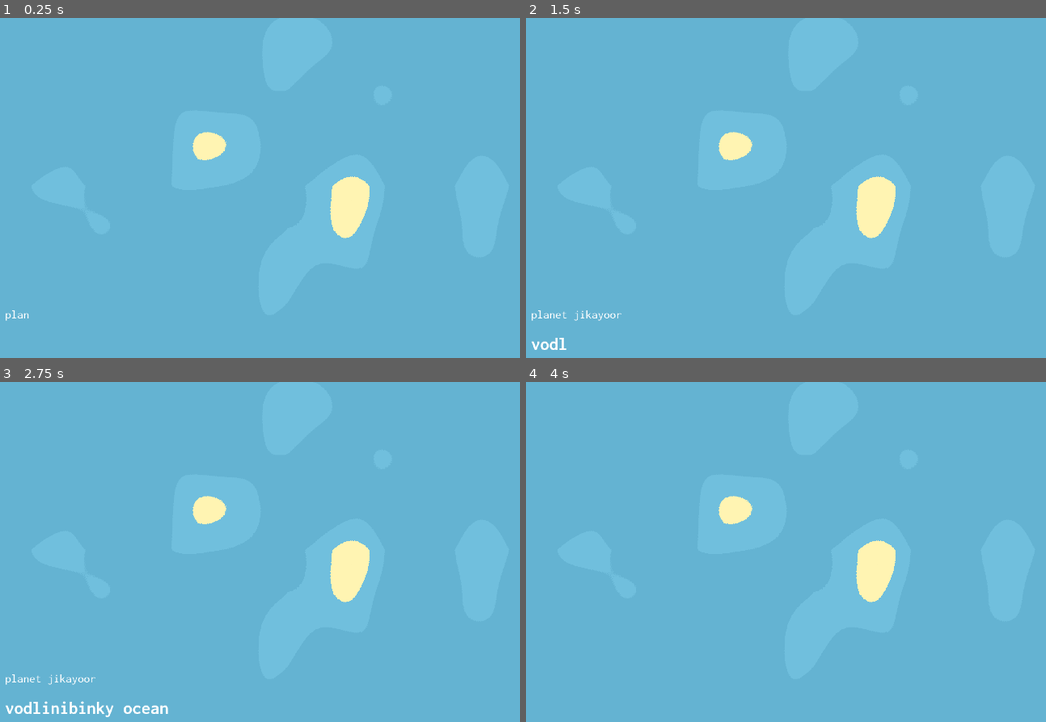
Above: before the commit, frames 1-4 (two rows, left to right).
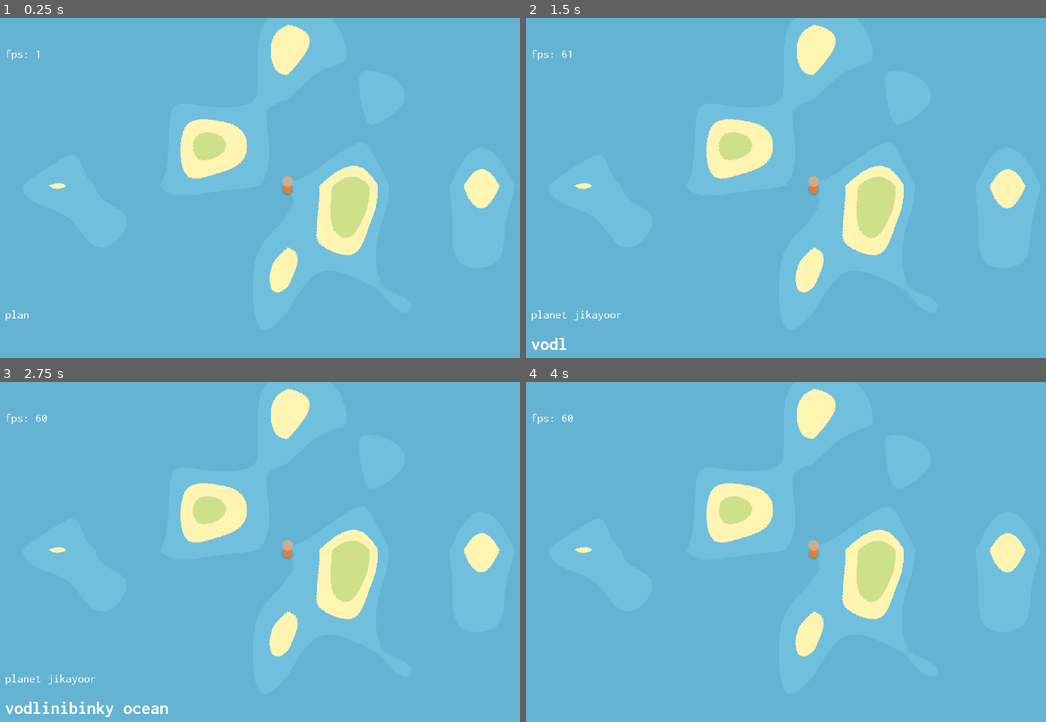
Above: after the commit, the same moments.

Repository: illogicalapple/archipelinaut
Game: Godot game, scene res://scenes/Main.tscn
Two runs of this game, one before a commit and one after it. Both use one fixed random seed, a clock stepped at 60 frames per second and the inputs below.
Inputs:
- Up to frame 1 (0.25 s): no input
- Up to frame 2 (1.5 s): tap Enter at 0.5 s
- Up to frame 3 (2.75 s): tap Space at 2 s
- Up to frame 4 (4 s): tap Enter at 2.75 s; tap Space at 3.5 s

The runs differ from the first frame. In frame 1, 6.2% of the frame differs, in the area x 1-97%, y 1-81%; in frame 2, 6.2%; in frame 3, 6.2%; in frame 4, 6.2%.

Commit message:
some things

Diff:
--- /dev/null
+++ b/player/Player.tscn
@@ -0,0 +1,16 @@
+[gd_scene load_steps=3 format=2]
+
+[ext_resource path="res://player/player.svg" type="Texture" id=1]
+
+[sub_resource type="CapsuleShape2D" id=1]
+radius = 16.0
+height = 23.0
+
+[node name="Player" type="KinematicBody2D"]
+
+[node name="Sprite" type="Sprite" parent="."]
+texture = ExtResource( 1 )
+
+[node name="Collisions" type="CollisionShape2D" parent="."]
+position = Vector2( 0, -2.5 )
+shape = SubResource( 1 )
--- /dev/null
+++ b/player/player.svg
@@ -0,0 +1,5 @@
+<svg width="36" height="59" viewBox="0 0 36 59" fill="none" xmlns="http://www.w3.org/2000/svg">
+<circle cx="18.0002" cy="41" r="18" fill="black" fill-opacity="0.1"/>
+<line x1="18" y1="16" x2="18" y2="41" stroke="#E97D35" stroke-width="24" stroke-linecap="round"/>
+<circle cx="18.0002" cy="16" r="16" fill="#CDAE92"/>
+</svg>
--- a/project.godot
+++ b/project.godot
@@ -24,6 +24,55 @@
 
 common/drop_mouse_on_gui_input_disabled=true
 
+[input]
+
+move_left_0={
+"deadzone": 0.5,
+"events": [ Object(InputEventKey,"resource_local_to_scene":false,"resource_name":"","device":0,"alt":false,"shift":false,"control":false,"meta":false,"command":false,"pressed":false,"scancode":16777231,"physical_scancode":0,"unicode":0,"echo":false,"script":null)
+, Object(InputEventKey,"resource_local_to_scene":false,"resource_name":"","device":0,"alt":false,"shift":false,"control":false,"meta":false,"command":false,"pressed":false,"scancode":65,"physical_scancode":0,"unicode":0,"echo":false,"script":null)
+, Object(InputEventJoypadMotion,"resource_local_to_scene":false,"resource_name":"","device":0,"axis":0,"axis_value":-1.0,"script":null)
+ ]
+}
+move_right_0={
+"deadzone": 0.5,
+"events": [ Object(InputEventKey,"resource_local_to_scene":false,"resource_name":"","device":0,"alt":false,"shift":false,"control":false,"meta":false,"command":false,"pressed":false,"scancode":16777233,"physical_scancode":0,"unicode":0,"echo":false,"script":null)
+, Object(InputEventKey,"resource_local_to_scene":false,"resource_name":"","device":0,"alt":false,"shift":false,"control":false,"meta":false,"command":false,"pressed":false,"scancode":68,"physical_scancode":0,"unicode":0,"echo":false,"script":null)
+, Object(InputEventJoypadMotion,"resource_local_to_scene":false,"resource_name":"","device":0,"axis":0,"axis_value":1.0,"script":null)
+ ]
+}
+move_up_0={
+"deadzone": 0.5,
+"events": [ Object(InputEventKey,"resource_local_to_scene":false,"resource_name":"","device":0,"alt":false,"shift":false,"control":false,"meta":false,"command":false,"pressed":false,"scancode":16777232,"physical_scancode":0,"unicode":0,"echo":false,"script":null)
+, Object(InputEventKey,"resource_local_to_scene":false,"resource_name":"","device":0,"alt":false,"shift":false,"control":false,"meta":false,"command":false,"pressed":false,"scancode":87,"physical_scancode":0,"unicode":0,"echo":false,"script":null)
+, Object(InputEventJoypadMotion,"resource_local_to_scene":false,"resource_name":"","device":0,"axis":1,"axis_value":-1.0,"script":null)
+ ]
+}
+move_down_0={
+"deadzone": 0.5,
+"events": [ Object(InputEventKey,"resource_local_to_scene":false,"resource_name":"","device":0,"alt":false,"shift":false,"control":false,"meta":false,"command":false,"pressed":false,"scancode":16777234,"physical_scancode":0,"unicode":0,"echo":false,"script":null)
+, Object(InputEventKey,"resource_local_to_scene":false,"resource_name":"","device":0,"alt":false,"shift":false,"control":false,"meta":false,"command":false,"pressed":false,"scancode":83,"physical_scancode":0,"unicode":0,"echo":false,"script":null)
+, Object(InputEventJoypadMotion,"resource_local_to_scene":false,"resource_name":"","device":0,"axis":1,"axis_value":1.0,"script":null)
+ ]
+}
+inventory_0={
+"deadzone": 0.5,
+"events": [ Object(InputEventKey,"resource_local_to_scene":false,"resource_name":"","device":0,"alt":false,"shift":false,"control":false,"meta":false,"command":false,"pressed":false,"scancode":69,"physical_scancode":0,"unicode":0,"echo":false,"script":null)
+, Object(InputEventJoypadButton,"resource_local_to_scene":false,"resource_name":"","device":0,"button_index":7,"pressure":0.0,"pressed":false,"script":null)
+ ]
+}
+interact_0={
+"deadzone": 0.5,
+"events": [ Object(InputEventKey,"resource_local_to_scene":false,"resource_name":"","device":0,"alt":false,"shift":false,"control":false,"meta":false,"command":false,"pressed":false,"scancode":32,"physical_scancode":0,"unicode":0,"echo":false,"script":null)
+, Object(InputEventJoypadButton,"resource_local_to_scene":false,"resource_name":"","device":0,"button_index":0,"pressure":0.0,"pressed":false,"script":null)
+ ]
+}
+attack_0={
+"deadzone": 0.5,
+"events": [ Object(InputEventMouseButton,"resource_local_to_scene":false,"resource_name":"","device":0,"alt":false,"shift":false,"control":false,"meta":false,"command":false,"button_mask":0,"position":Vector2( 0, 0 ),"global_position":Vector2( 0, 0 ),"factor":1.0,"button_index":1,"pressed":false,"doubleclick":false,"script":null)
+, Object(InputEventJoypadButton,"resource_local_to_scene":false,"resource_name":"","device":0,"button_index":2,"pressure":0.0,"pressed":false,"script":null)
+ ]
+}
+
 [physics]
 
 common/enable_pause_aware_picking=true
--- a/scenes/Main.gd
+++ b/scenes/Main.gd
@@ -4,6 +4,9 @@
 var rng := RandomNumberGenerator.new()
 var screen_size := Vector2(0, 0)
 var game_seed: int
+var velocity = Vector2(0, 0)
+
+var device_id: int = 0
 
 const max_size = 150
 
@@ -15,5 +18,9 @@
 	game_seed = randi() # change to a seed setting later
 	screen_size = get_viewport().get_visible_rect().size
 	island_gen(max_size)
-	# $Camera.zoom = Vector2(40, 40)
-	# $Camera.offset = Vector2(screen_size.x / 2 + 500, screen_size.y / 2 + 500)
+
+func _process(delta):
+	velocity += Vector2(int(Input.is_action_pressed("move_right_" + str(device_id))) - int(Input.is_action_pressed("move_left_" + str(device_id))), int(Input.is_action_pressed("move_down_" + str(device_id))) - int(Input.is_action_pressed("move_up_" + str(device_id)))).normalized()
+	velocity *= 0.97
+	$Player.position += velocity * delta / 0.033
+	$Camera.position += ($Player.position - $Camera.position) / 25
--- a/scenes/Main.tscn
+++ b/scenes/Main.tscn
@@ -1,17 +1,20 @@
-[gd_scene load_steps=7 format=2]
+[gd_scene load_steps=8 format=2]
 
 [ext_resource path="res://scenes/Main.gd" type="Script" id=1]
 [ext_resource path="res://ui/GUI.tscn" type="PackedScene" id=2]
+[ext_resource path="res://player/Player.tscn" type="PackedScene" id=3]
 
 [sub_resource type="Shader" id=3]
 code = "shader_type canvas_item;
 
+uniform float time;
+
 void fragment() {
-	if(texture(TEXTURE, UV).r - abs(0.5 - UV.x) * 1.34 - abs(0.5 - UV.y) * 1.34 < 0.21) {
+	if(texture(TEXTURE, UV).r - abs(0.5 - UV.x) * 1.34 - abs(0.5 - UV.y) * 1.34 < 0.15/* + sin(time * 30.0) / 5.0*/) {
 		COLOR = vec4(0, 0, 0, 0);
-	} else if(texture(TEXTURE, UV).r - abs(0.5 - UV.x) * 1.34 - abs(0.5 - UV.y) * 1.34 < 0.4) { // check brightness (it's gray so the red value will be the brightness)
+	} else if(texture(TEXTURE, UV).r - abs(0.5 - UV.x) * 1.34 - abs(0.5 - UV.y) * 1.34 < 0.3) { // check brightness (it's gray so the red value will be the brightness)
 		COLOR = vec4(0.44, 0.75, 0.87, 1);
-	} else if(texture(TEXTURE, UV).r - abs(0.5 - UV.x) * 1.34 - abs(0.5 - UV.y) * 1.34 < 0.5) {
+	} else if(texture(TEXTURE, UV).r - abs(0.5 - UV.x) * 1.34 - abs(0.5 - UV.y) * 1.34 < 0.4) {
 		COLOR = vec4(1, 0.96, 0.7, 1);
 	} else {
 		COLOR = vec4(0.81, 0.88, 0.54, 1);
@@ -20,6 +23,7 @@
 
 [sub_resource type="ShaderMaterial" id=4]
 shader = SubResource( 3 )
+shader_param/time = null
 
 [sub_resource type="OpenSimplexNoise" id=1]
 seed = 7
@@ -44,3 +48,5 @@
 current = true
 
 [node name="GUI" parent="." instance=ExtResource( 2 )]
+
+[node name="Player" parent="." instance=ExtResource( 3 )]
--- a/ui/GUI.gd
+++ b/ui/GUI.gd
@@ -33,3 +33,4 @@
 
 func _process(delta):
 	typewriter(delta)
+	$Control/FPS.text = "fps: " + str(Engine.get_frames_per_second())
--- a/ui/GUI.tscn
+++ b/ui/GUI.tscn
@@ -76,3 +76,23 @@
 root_node = NodePath("../..")
 anims/RESET = SubResource( 4 )
 anims/fade_out = SubResource( 5 )
+
+[node name="FPS" type="Label" parent="Control"]
+margin_left = 80.0
+margin_top = 88.0
+margin_right = 188.0
+margin_bottom = 162.0
+text = "fps: 0"
+
+[node name="Popup" type="Popup" parent="Control"]
+visible = true
+anchor_right = 1.0
+anchor_bottom = 1.0
+margin_left = 100.0
+margin_top = 100.0
+margin_right = -100.0
+margin_bottom = -100.0
+
+[node name="ColorRect" type="ColorRect" parent="Control/Popup"]
+anchor_right = 1.0
+anchor_bottom = 1.0
Binary file added: player/player (temporary).png
Not shown, added: player/player (temporary).png.import
Not shown, added: player/player.svg.import
